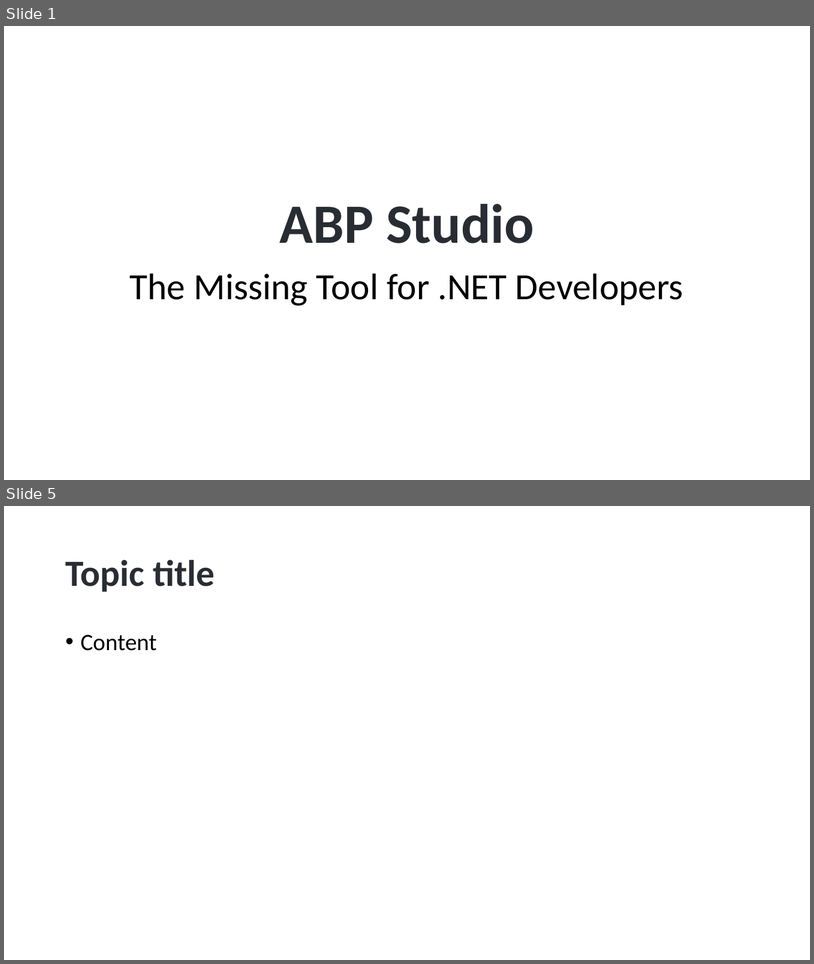
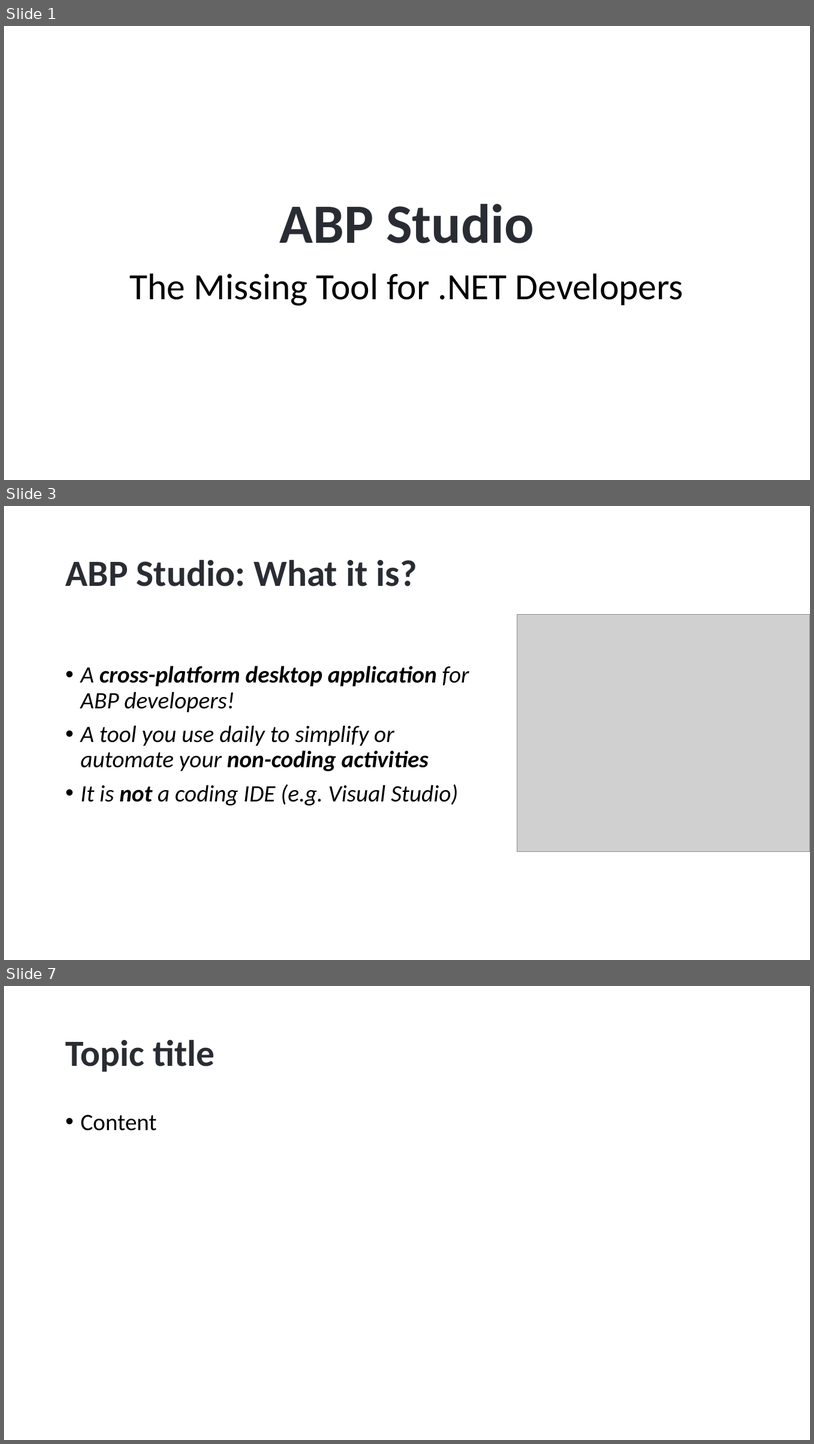
Before and after one commit to hikalkan/presentations, a slide deck: 2024-08-15 ABP Community Talks 2024.4/ABP Studio - The Missing Tool for Dotnet Developers.pptx. Shown one above the other, each under a label of ours: slides 1 and 5 before the commit, slides 1, 3 and 7 after it; the slides between them are not shown. The pictures are 814x964 and 814x1444 pixels, drawn with LibreOffice and Linux fonts; fonts in the diff are those of the drawing; grey boxes stand for pictures; background and template pictures are left out. Boxes give left, top, right and bottom in pixels: in the first picture for what was removed or moved away, otherwise in the second. Text is boxed around its words. In the diff, an @@ line names an element or a change of style, - is before the commit and + after.

```diff
--- a/2024-08-15 ABP Community Talks 2024.4/ABP Studio - The Missing Tool for Dotnet Developers.pptx
+++ b/2024-08-15 ABP Community Talks 2024.4/ABP Studio - The Missing Tool for Dotnet Developers.pptx
@@ slide 3 added at [4, 506, 810, 960], background picture (left out) @@
@@ title added at [65, 559, 417, 586], 44 pt, text #292D33, bold @@
+ABP Studio: What it is?
@@ picture added at [518, 614, 810, 852] @@
@@ text added at [81, 666, 470, 805], 28 pt, text #000000, italic @@
+• A cross-platform desktop application for ABP developers!
+• A tool you use daily to simplify or automate your non-coding activities
+• It is not a coding IDE (e.g. Visual Studio)
@@ what was slide 5 is now slide 7 @@
```
Also in this commit, not shown: 1 slide changed, 3 other slides added, 2 slides removed.
